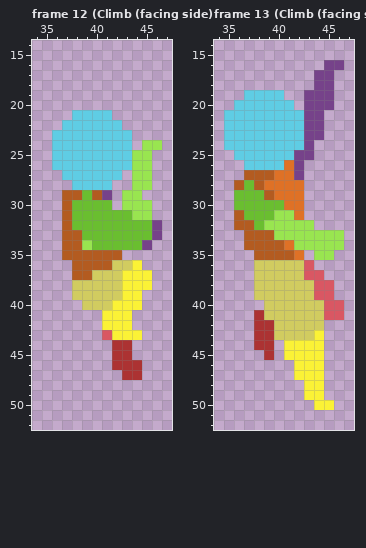
Pixel-art file, stored at examples/demo/catalog/sprites/player1.aseprite. The picture above was drawn from the file before the commit.
80x64 pixels, 297 frames. Pixels under 10% opacity are left out. Colours within 5 levels of each other are drawn and written as one. Shown: frame 12 (Climb (facing side): x 34..47, y 14..52; frame 13 (Climb (facing side): x 34..47, y 14..52. The commit also changed other frames, which this record leaves out.
After the commit:
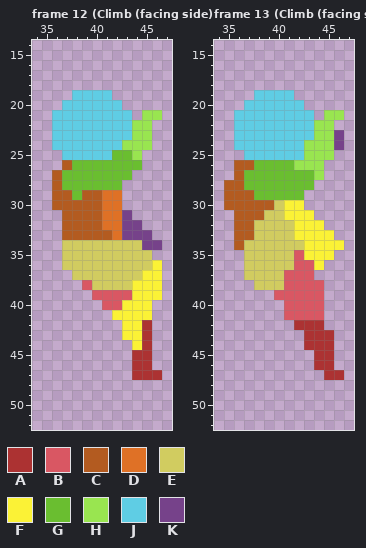
Palette (. is transparent): A #ac3232  B #d95763  C #b35b20  D #df7126  E #d1cc60  F #fbf236  G #6abe30  H #99e550  J #5fcde4  K #76428a
Edits made:
layer "Layer 1" now shown
Changed rows in their new state; - is an unchanged pixel.
Frame 12 (Climb (facing side), layers "Layer 1", "Flattened":
first column x 36:
19 --JJJJ-----
20 -JJJJJJ----
21 JJ----JJ-HH
22 J------JHH-
23 --------HH-
24 -------HH-.
25 .-----GG-.-
26 .CGGGGGGG.-
27 CGGGGGGG..-
28 CGGGGGG-..-
29 C-GC-DD..--
30 C-CCCDD...-
31 --CCCDDK..-
32 --CCCDDKK..
33 ---CCCDKKK.
34 -EEEEEEEE-K
35 -EEEEEEEEE-
36 -EEEEE--EEF
37 --EE---EE-F
38 --.B---E--F
39 --..BBBB-FF
40 ---..BB--F-
41 -----.--FF-
42 -----..-FA-
43 -----..--A-
44 ------..FA-
45 ------..AA-
46 ------..-A-
47 -------.-AA
Frame 13 (Climb (facing side), layers "Layer 1", "Flattened":
first column x 35:
16 ----------..
17 ---------..-
18 ---------..-
19 --.---J-...-
20 -.-----J...-
21 .-------J.HH
22 .-------JHH-
23 .-------JHHK
24 .-------HHHK
25 -.-----JHHH-
26 -CCGGGGHHH--
27 -CGGGGGGGH--
28 C--GGGGGG---
29 CCC-GGGG----
30 CCCCCEFF----
31 --CCEEFFF---
32 ---EEEEFFF--
33 -C-EEEEFFFF.
34 -CEEEEEEFFFF
35 --EEEEEBFFF-
36 --E----B-F--
37 --E---BB-.--
38 ------BBB-.-
39 ---..BBBB-.-
40 ----..BBBB..
41 ---...BBBB..
42 ---....AAA--
43 ---.....AAA-
44 ---..-..AAA-
45 ----.-...AA-
46 -------..AA-
47 -------...AA
48 --------..--
49 --------..--
50 ---------..-
